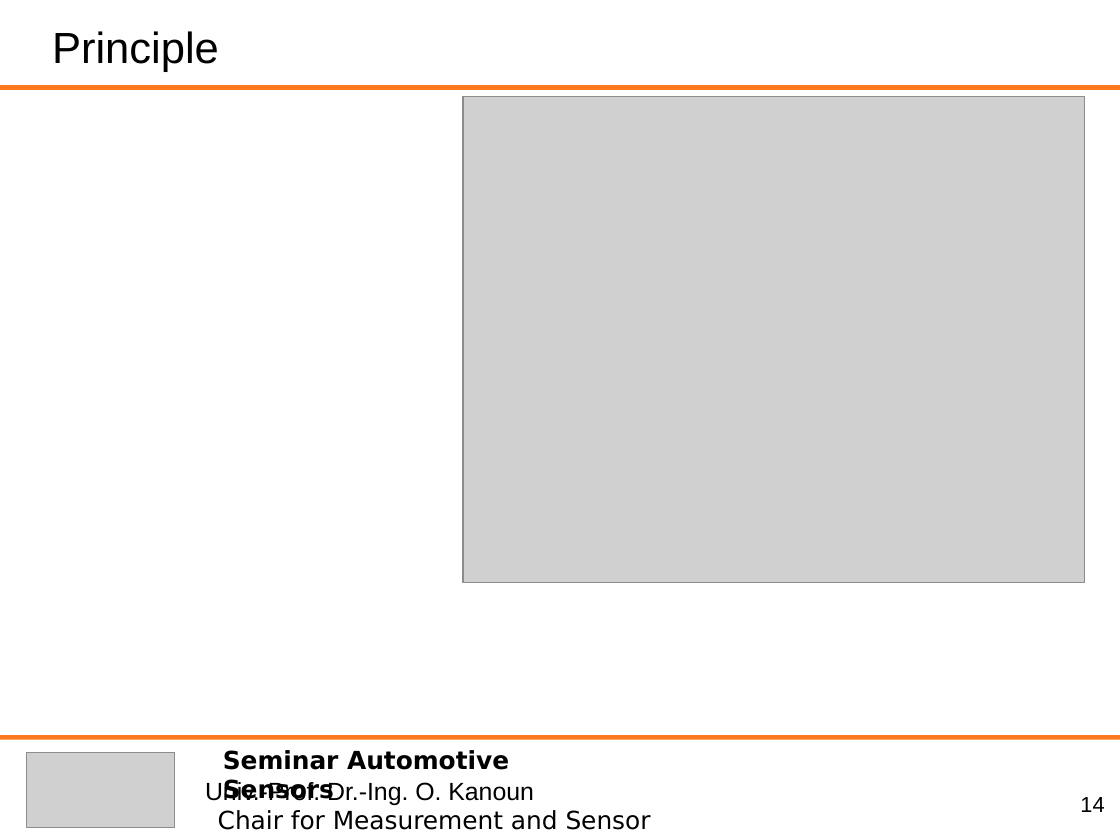
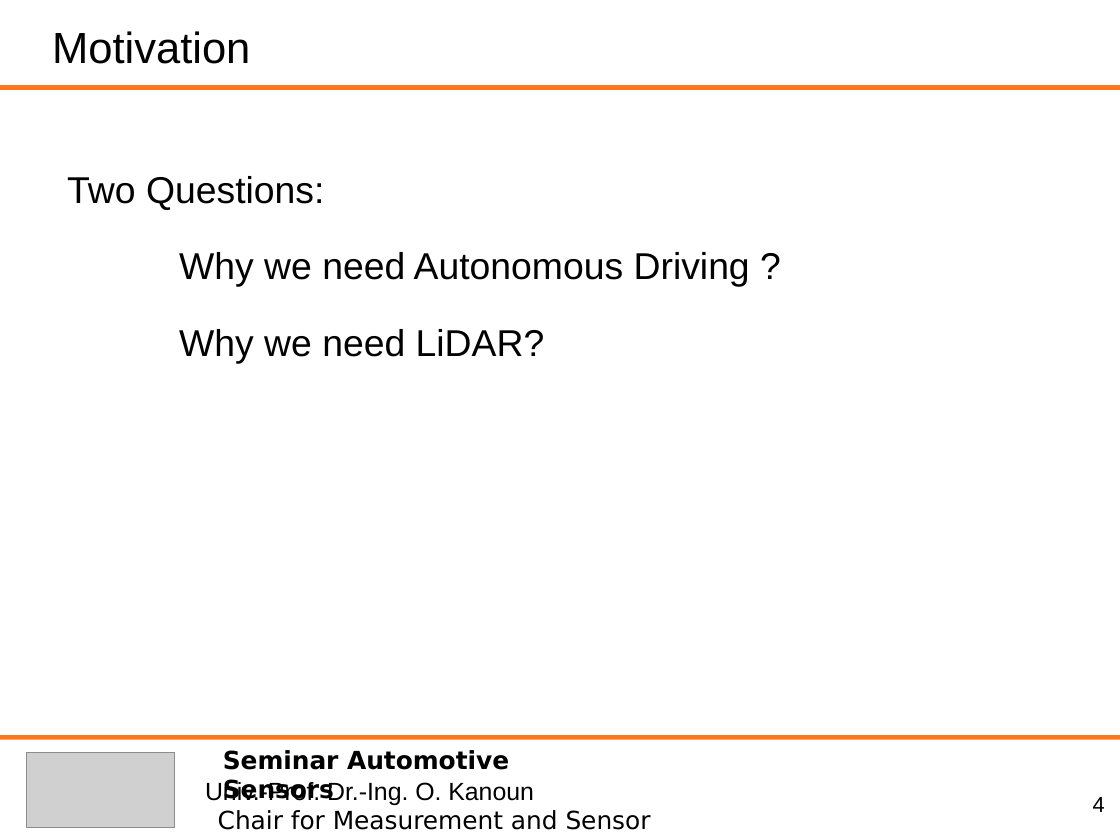
Before and after one commit to heihuhuRay/StudyNote, a slide deck: slide 4 of ASS/AutonoumousDriving_JunchengHu_C2.ppt (slide 14 before the commit). Drawn at 1120x840 pixels with LibreOffice and Linux fonts; fonts in the diff are those of the drawing; grey boxes stand for pictures. Boxes give left, top, right and bottom in pixels: in the first picture for what was removed or moved away, otherwise in the second. Text is boxed around its words. In the diff, an @@ line names an element or a change of style, - is before the commit and + after.

```diff
--- a/ASS/AutonoumousDriving_JunchengHu_C2.ppt
+++ b/ASS/AutonoumousDriving_JunchengHu_C2.ppt
@@ text removed at <box>52,31,219,72</box> @@
-Principle
@@ text added at <box>52,31,250,64</box>, 28 pt, text #000000 @@
+Motivation
@@ picture removed at <box>463,96,1084,582</box> @@
@@ text added at <box>67,176,750,363</box>, 24 pt, text #000000 @@
+Two Questions:
+Why we need Autonomous Driving ?
+Why we need LiDAR?
@@ page number at <box>1093,797,1105,812</box>: text changed @@
-14
+4
```
Also in this commit, not shown: 14 other slides changed, 3 slides added, 3 other files.
